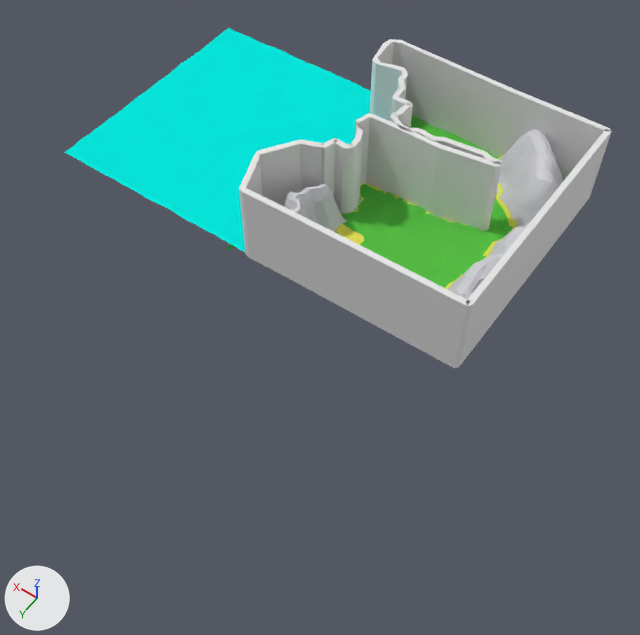
Before and after pictures for a commit that changed the Blender file Assets/Models/Level1.blend.
Before and after are seen from a camera (50 mm lens) standing at (-222.0, 428.0, 482.0) and looking at (7.0, 107.0, -23.0). Every picture has the same lights, and +X, +Y and +Z are marked at lower left.
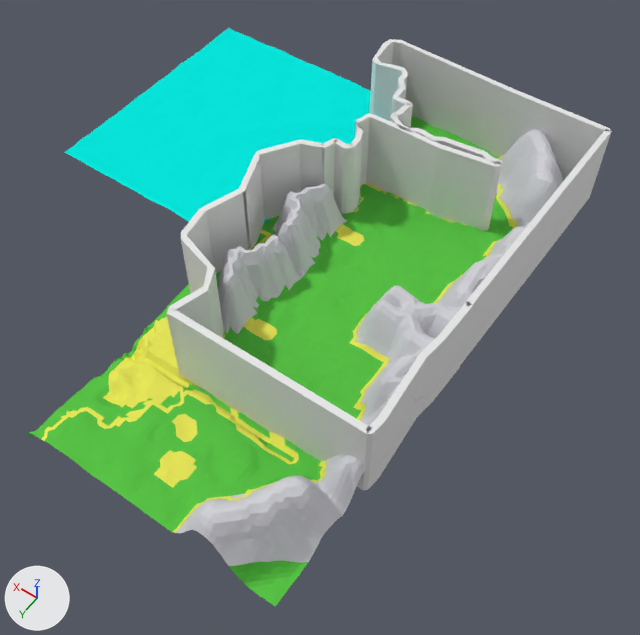
Pixel boxes (x1, y1, x2, y2) of what changed, in the pictures (640 x 635 px):
'Plane', reshaped
    before: (226, 115, 564, 300)
    after: (28, 115, 564, 606)
'Cube', reshaped (20% wider, 37% taller)
    before: (239, 39, 612, 368)
    after: (166, 39, 612, 490)
part 1 of me_cube, built on
    before: (239, 189, 469, 368)
    after: (166, 189, 473, 490)
part 2 of me_plane_001, added
    after: (28, 234, 434, 606)

The change in detail:
me_cube is used by ob_cube; location (-24.9, -96.7, 30.3); scale (1.0, 2.22, 32.9).
me_cube had 276 vertices, 274 faces and spanned x -78.0..115.0, y -2.0..91.0, z -1.0..1.0.
me_cube now has 344 vertices, 338 faces and spans x -78.0..115.0, y -2.0..139.0, z -1.0..1.0.
Part 1, on me_cube:
4 vertices are removed from x 65.0, y 88.0..90.0, z -1.0..1.0.
9 faces are deleted.
72 vertices are added at x -78.0..111.0, y 89.0..139.0, z -1.0..1.0.
73 new faces join them.
me_plane_001 is used by ob_plane; location (0.0, 0.0, 0.0); scale (100.0, 100.0, 100.0).
me_plane_001 had 4243 vertices, 8214 faces and spanned x -1.01..1.0, y -1.01..1.0, z -0.27..0.5.
me_plane_001 now has 8423 vertices, 16428 faces and spans x -1.01..1.0, y -1.01..3.01, z -0.27..0.5.
me_plane_001 part 2: 4180 vertices added at x -1.01..1.0, y 1.0..3.01, z -0.27..0.5.
